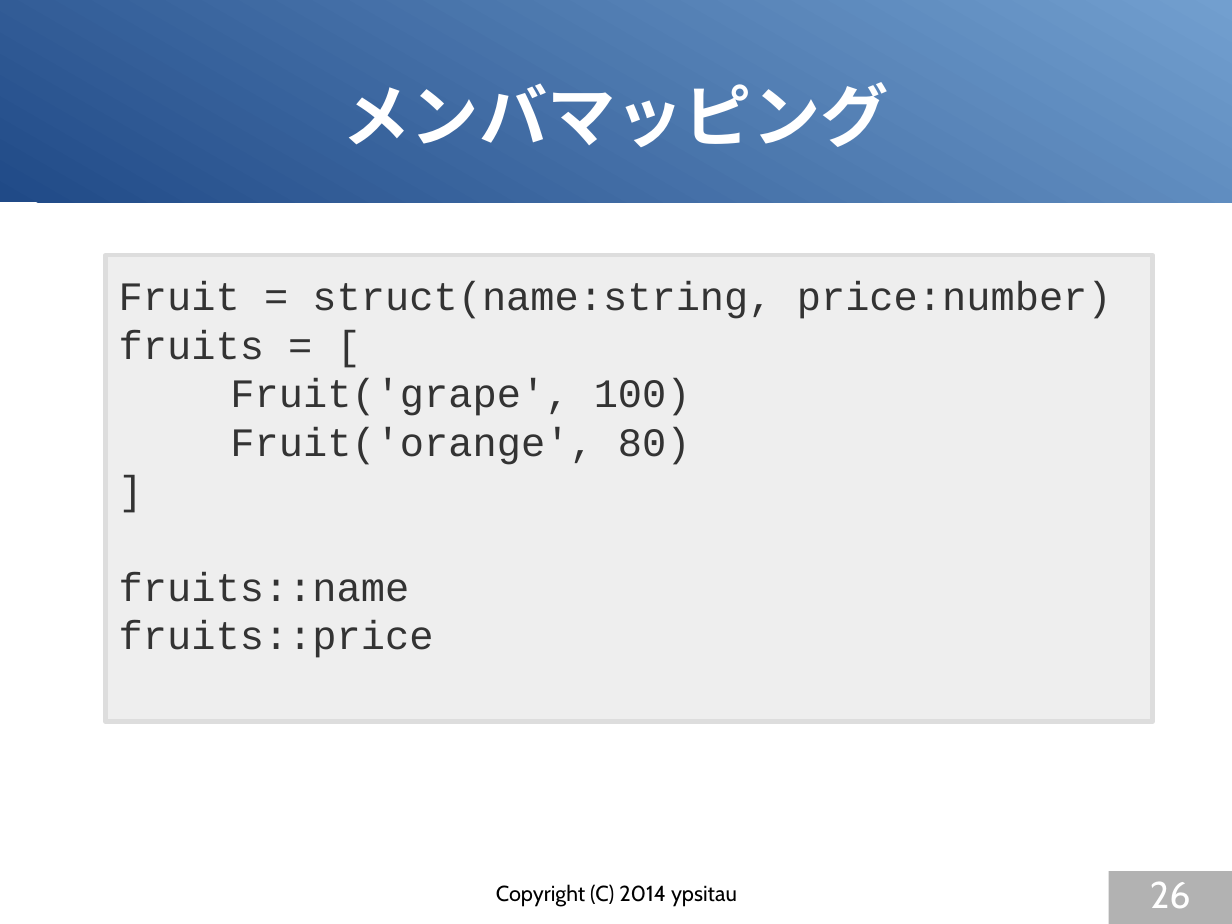
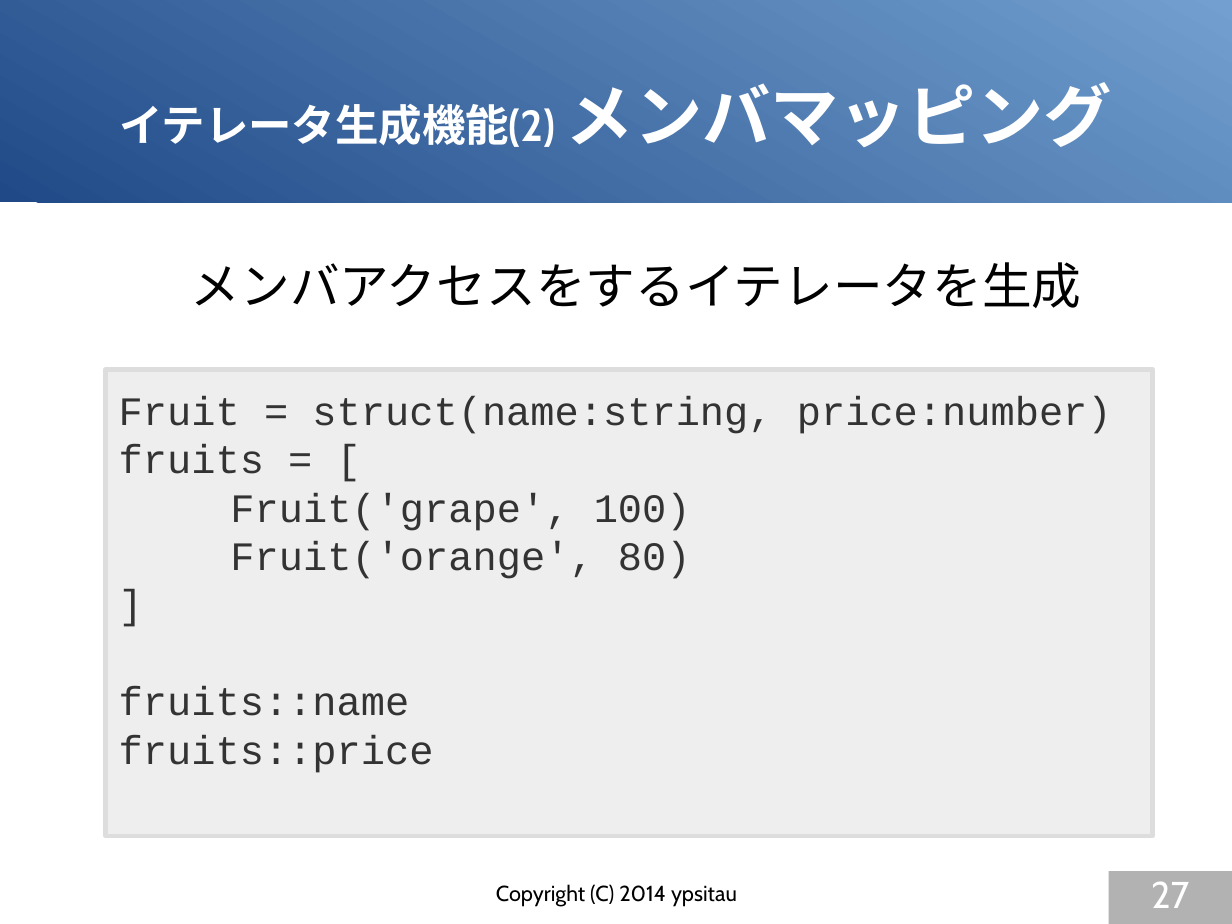
Before and after one commit to gura-lang/gura-doc, a slide deck: slide 27 of presentation/gura-introduction.odp (slide 26 before the commit). Drawn at 1232x924 pixels with LibreOffice and Linux fonts; fonts in the diff are those of the drawing. Boxes give left, top, right and bottom in pixels: in the first picture for what was removed or moved away, otherwise in the second. Text is boxed around its words. In the diff, an @@ line names an element or a change of style, - is before the commit and + after.

```diff
--- a/presentation/gura-introduction.odp
+++ b/presentation/gura-introduction.odp
@@ title at [119, 82, 1112, 147]: text changed; size 44 to 28 pt @@
-メンバマッピング
+イテレータ生成機能(2) メンバマッピング
@@ text added at [191, 262, 1082, 308], 32 pt, text #000000 @@
+メンバアクセスをするイテレータを生成
@@ rectangle "Fruit = struct(name:string, price:number)": place and size @@
-rectangle "Fruit = struct(name:string, price:number)" at [105, 255, 1153, 721]
+rectangle "Fruit = struct(name:string, price:number)" at [105, 370, 1153, 836]
@@ page number at [1151, 881, 1189, 908]: text changed @@
-26
+27
```
Also in this commit, not shown: 7 other slides changed, 2 slides added, 1 slide removed.
